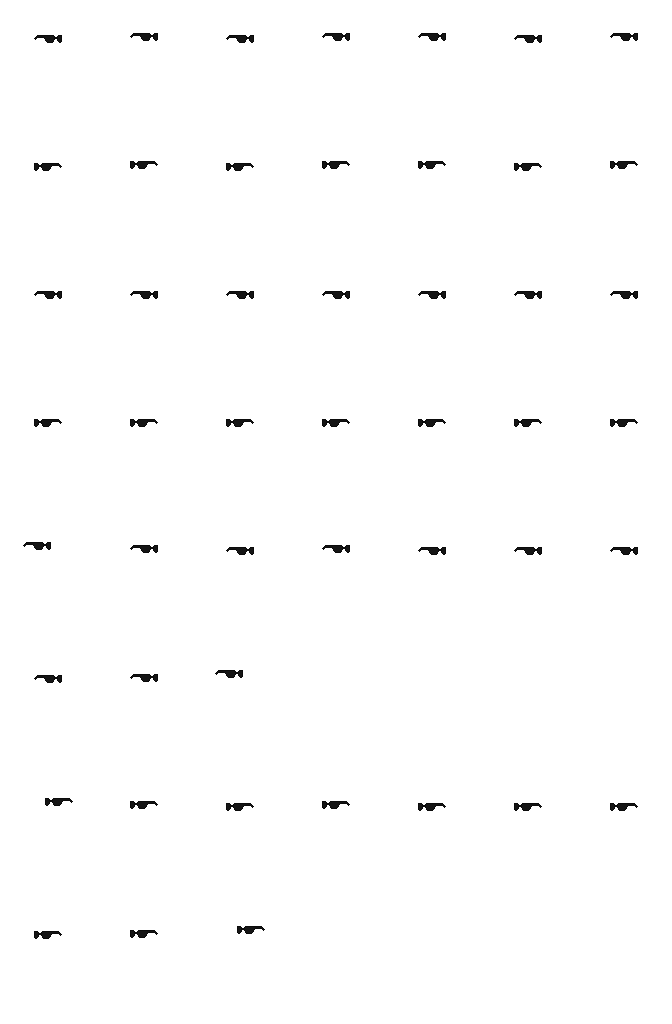
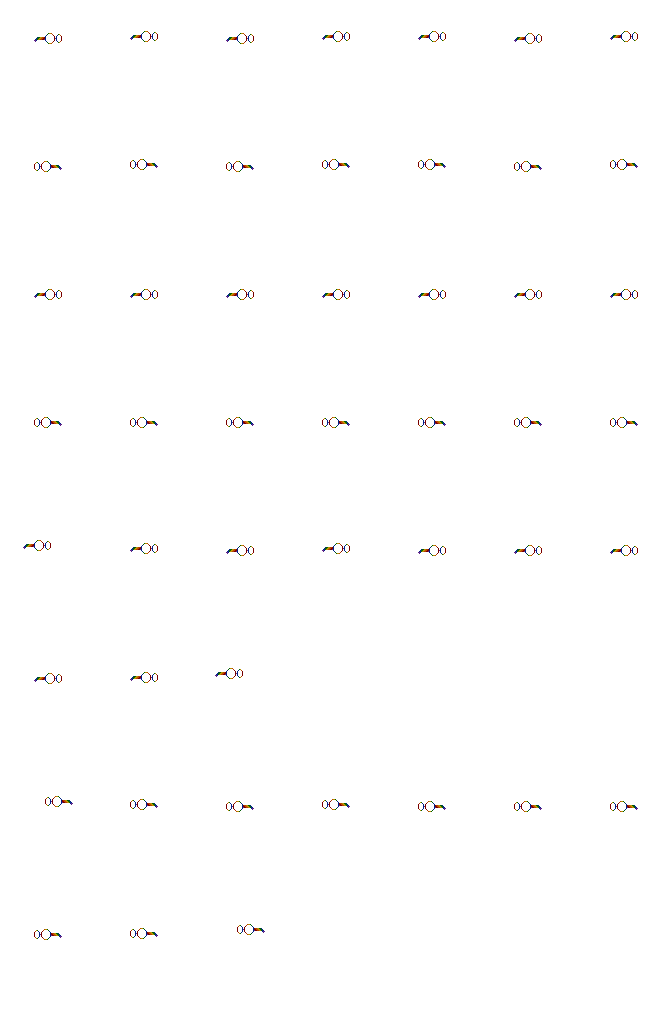
Layer changes from the first 672px x 1024px image to the second:
added layer "round glasses rainbow" above "round glasses white" over [23, 31, 638, 940]
hid "Sunglasses copy" over [23, 33, 638, 939]
